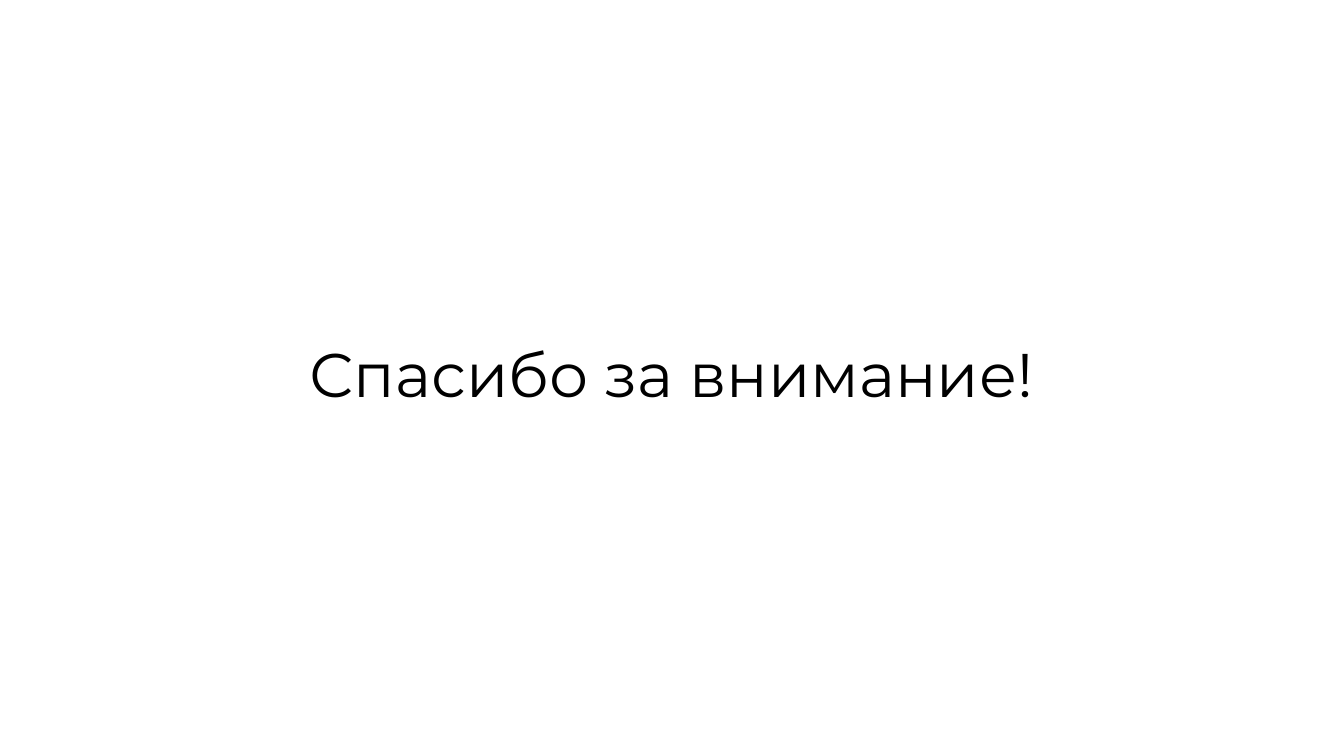
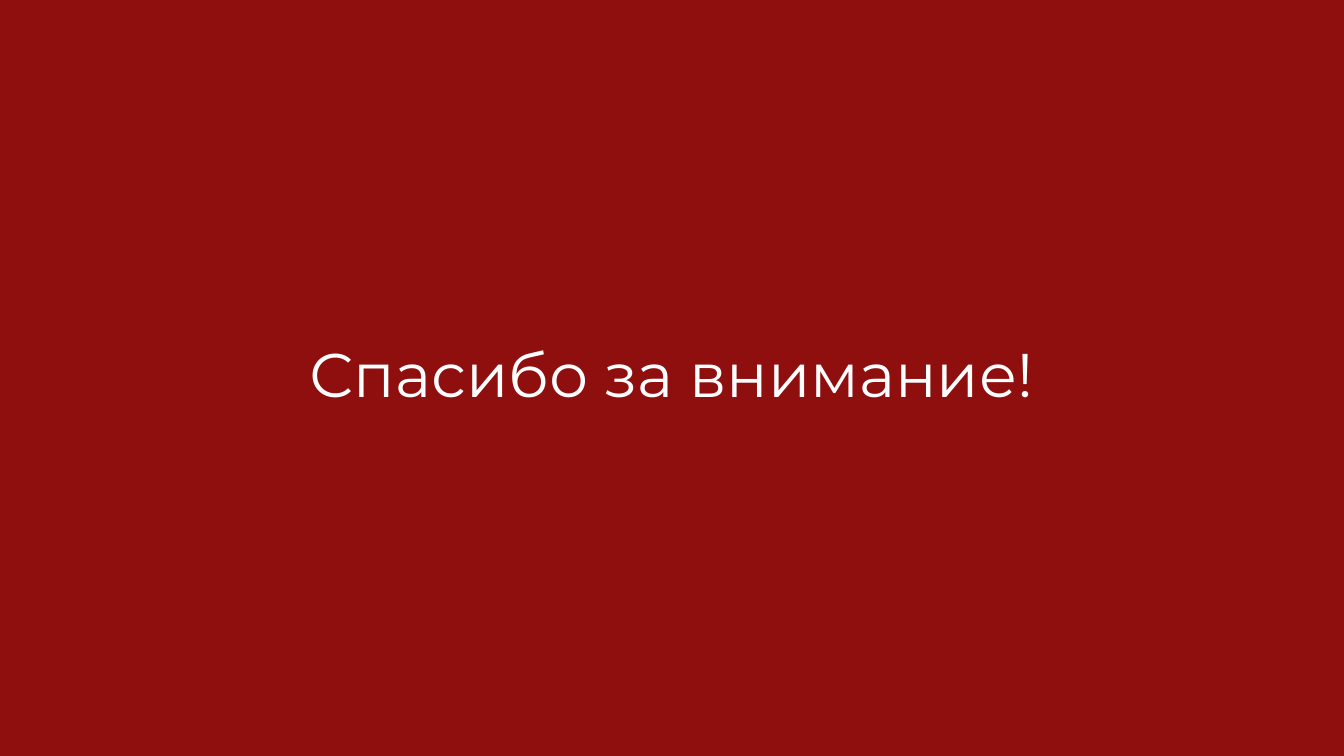
Before and after one commit to Batonchi/gameProject, a slide deck: slide 11 of проект ял2.pptx. Drawn at 1344x756 pixels with LibreOffice and Linux fonts; fonts in the diff are those of the drawing. Boxes give left, top, right and bottom in pixels: in the first picture for what was removed or moved away, otherwise in the second. Text is boxed around its words. In the diff, an @@ line names an element or a change of style, - is before the commit and + after.

```diff
--- a/проект ял2.pptx
+++ b/проект ял2.pptx
@@ background #FFFFFF to #8F0F0F @@
@@ title "Спасибо за внимание!" at (x1=310, y1=350, x2=1033, y2=398): text colour #000000 to #FFFFFF @@
```
Also in this commit, not shown: 6 other slides changed, 4 slides added, 4 slides removed, 1 other file.
